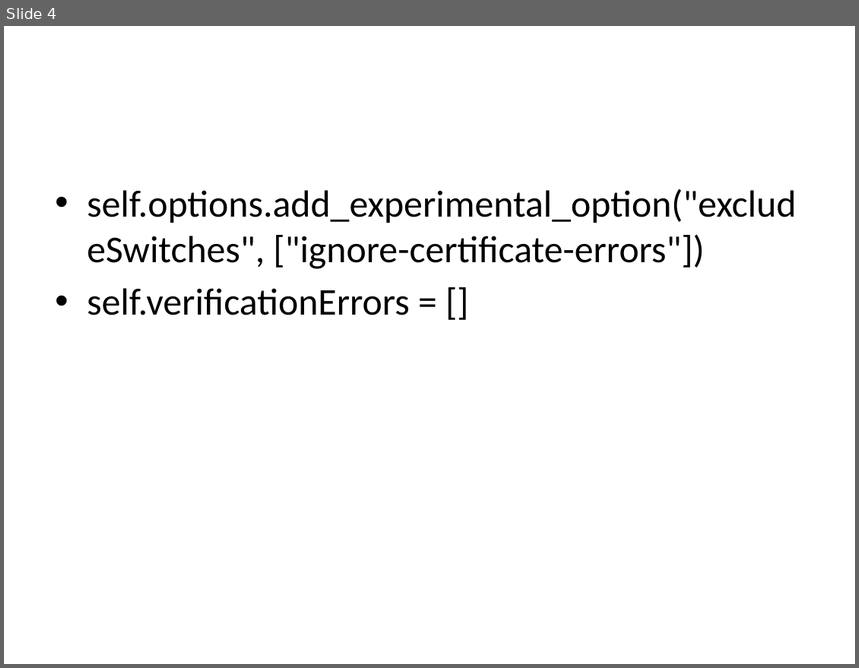
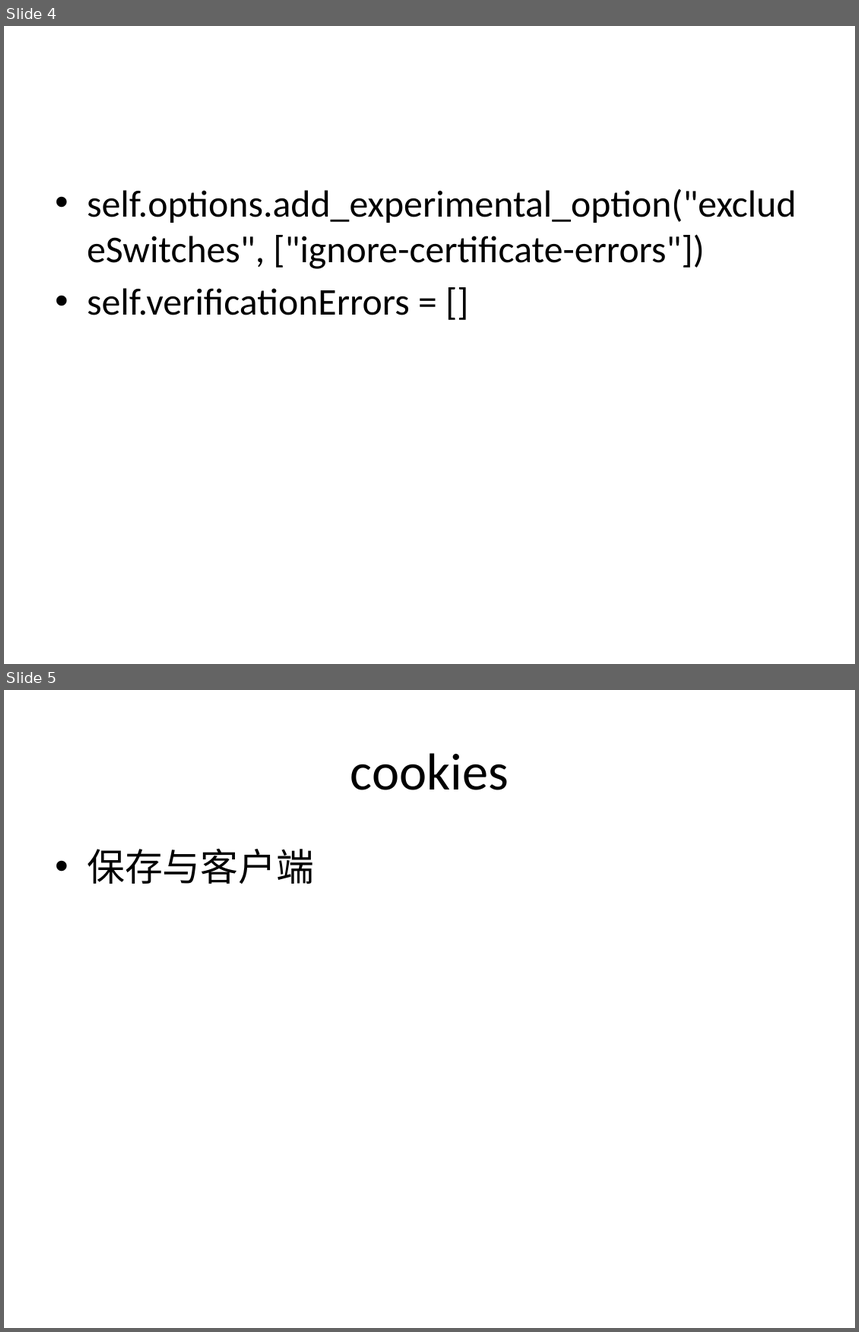
Before and after one commit to kevinslx/CaiPiao, a slide deck: selenium webdriver with python.pptx. Shown one above the other, each under a label of ours: slide 4 before the commit, slides 4 and 5 after it. The pictures are 859x668 and 859x1332 pixels, drawn with LibreOffice and Linux fonts; fonts in the diff are those of the drawing. Boxes give left, top, right and bottom in pixels: in the first picture for what was removed or moved away, otherwise in the second. Text is boxed around its words. In the diff, an @@ line names an element or a change of style, - is before the commit and + after.

```diff
--- a/selenium webdriver with python.pptx
+++ b/selenium webdriver with python.pptx
@@ slide 5 added at box(4, 690, 855, 1328), background #FFFFFF @@
@@ title added at box(351, 753, 509, 790), 44 pt, text #000000 @@
+cookies
@@ text added at box(87, 849, 314, 884), 32 pt, text #000000 @@
+• 保存与客户端
```
Also in this commit, not shown: 2 other slides added, 1 slide removed, 16 other files.
